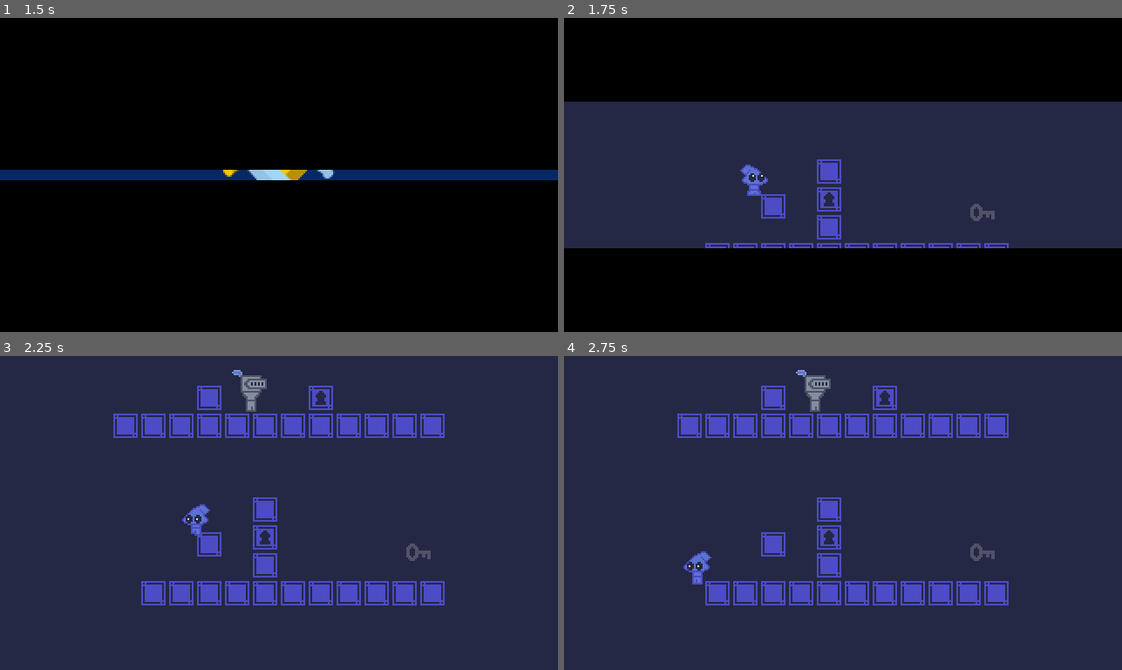
Above: before the commit, frames 1-4 (two rows, left to right).
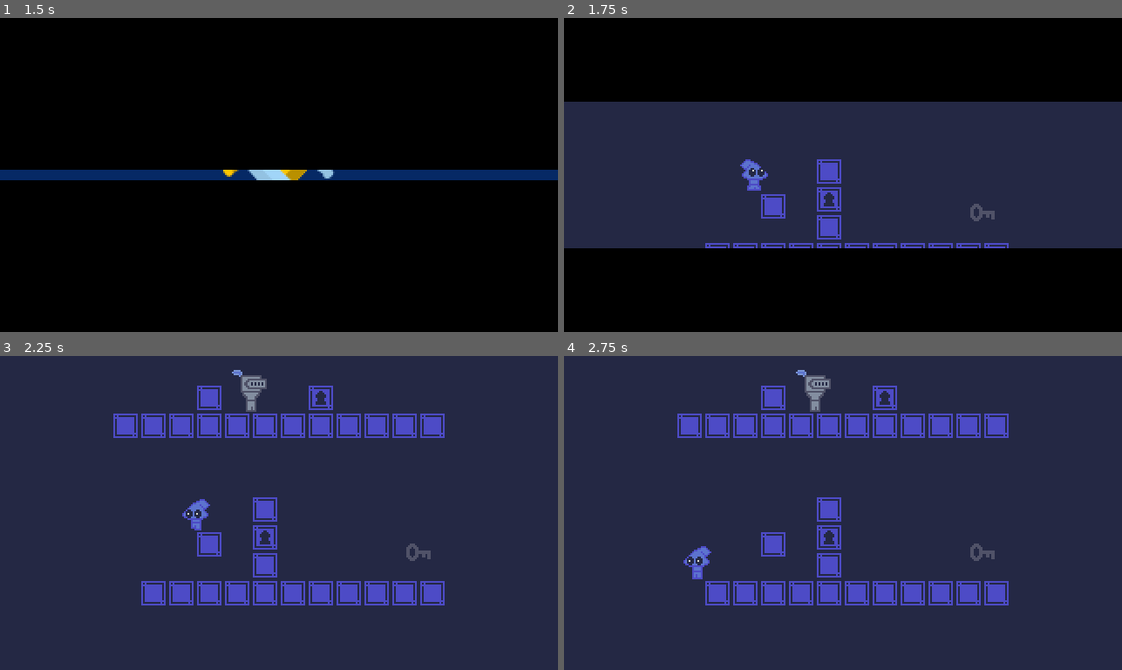
Above: after the commit, the same moments.

Repository: dw3nt/palette-jam-2-break
Game: Godot game, scene res://Main.tscn
Two runs of this game, one before a commit and one after it. Both use one fixed random seed, a clock stepped at 60 frames per second and the inputs below.
Inputs:
- Up to frame 1 (1.5 s): hold S (crouch) 0.53-1.28 s; hold D (move_right) from 0.53 s (still down); tap Space (jump) at 0.77 s; tap E (interact) at 1.35 s
- Up to frame 2 (1.75 s): keep holding D (move_right); tap Space (jump) at 1.52 s
- Up to frame 3 (2.25 s): release D (move_right) at 2.03 s; hold A (move_left) from 2.03 s (still down); hold Shift (throw) from 2.03 s (still down)
- Up to frame 4 (2.75 s): keep holding A (move_left); keep holding Shift (throw)

Frame 1 is identical in both runs. In frame 2, 0.3% of the frame differs, in the area x 31-37%, y 45-57%; in frame 3, 0.3%; in frame 4, 0.3%.

Commit message:
player safely checks for held item

Diff:
--- a/characters/player/Player.gd
+++ b/characters/player/Player.gd
@@ -27,7 +27,7 @@
 
 
 func _process(delta) -> void:
-	if heldItem:
+	if heldItem && is_instance_valid(heldItem):
 		heldItem.global_position = stateWrap.state.heldItemPos.global_position
 
 	stateWrap.state.process(delta)
@@ -51,7 +51,7 @@
 
 
 func flipHeldItem() -> void:
-	if heldItem:
+	if heldItem && is_instance_valid(heldItem):
 		heldItem.sprite.flip_h = sprite.flip_h
 
 
--- a/characters/player/Player.tscn
+++ b/characters/player/Player.tscn
@@ -32,6 +32,18 @@
 "update": 0,
 "values": [ 0 ]
 }
+tracks/1/type = "value"
+tracks/1/path = NodePath("Sprite:scale")
+tracks/1/interp = 1
+tracks/1/loop_wrap = true
+tracks/1/imported = false
+tracks/1/enabled = true
+tracks/1/keys = {
+"times": PoolRealArray( 0 ),
+"transitions": PoolRealArray( 1 ),
+"update": 0,
+"values": [ Vector2( 1, 1 ) ]
+}
 
 [sub_resource type="Animation" id=7]
 resource_name = "crouch"
@@ -211,7 +223,7 @@
 position = Vector2( -8, -6 )
 
 [node name="Sprite" type="Sprite" parent="."]
-position = Vector2( 0, -9 )
+position = Vector2( 0, -12 )
 texture = ExtResource( 1 )
 hframes = 23
 
